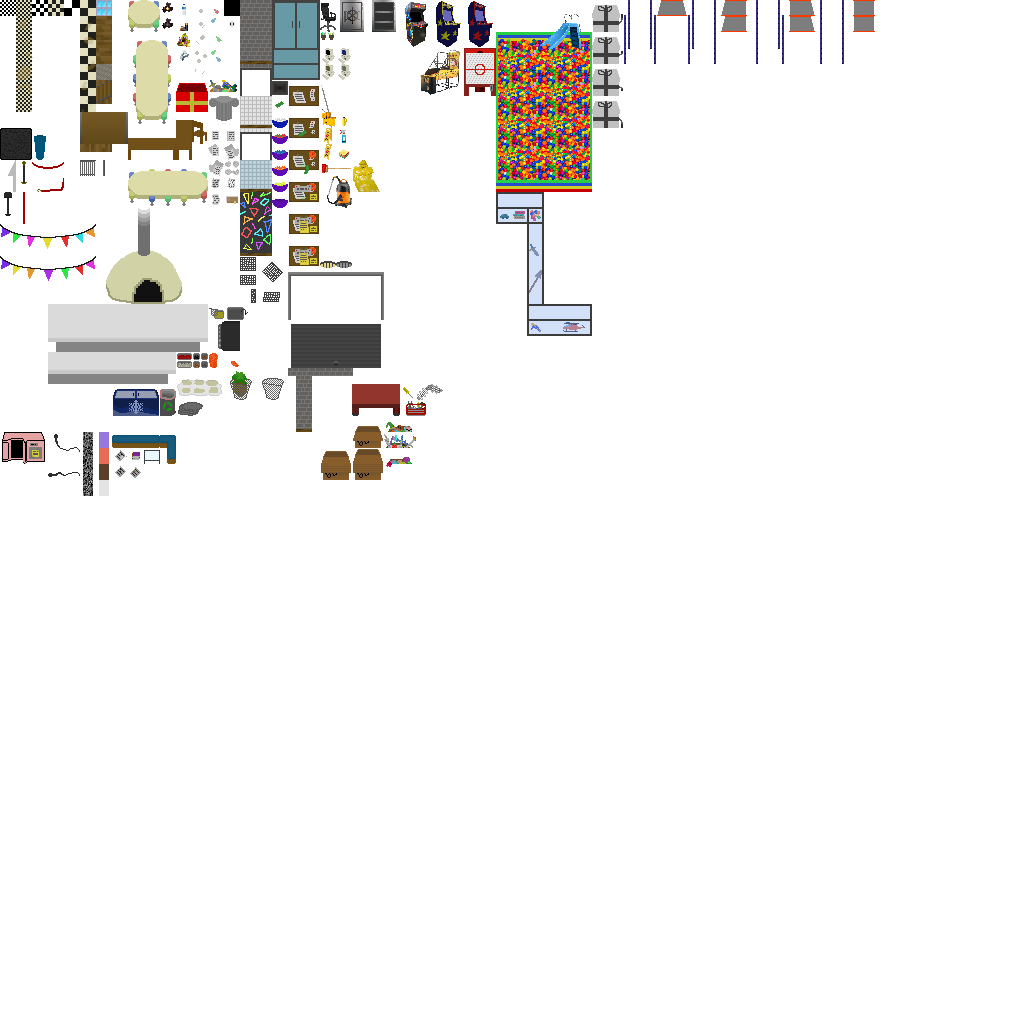
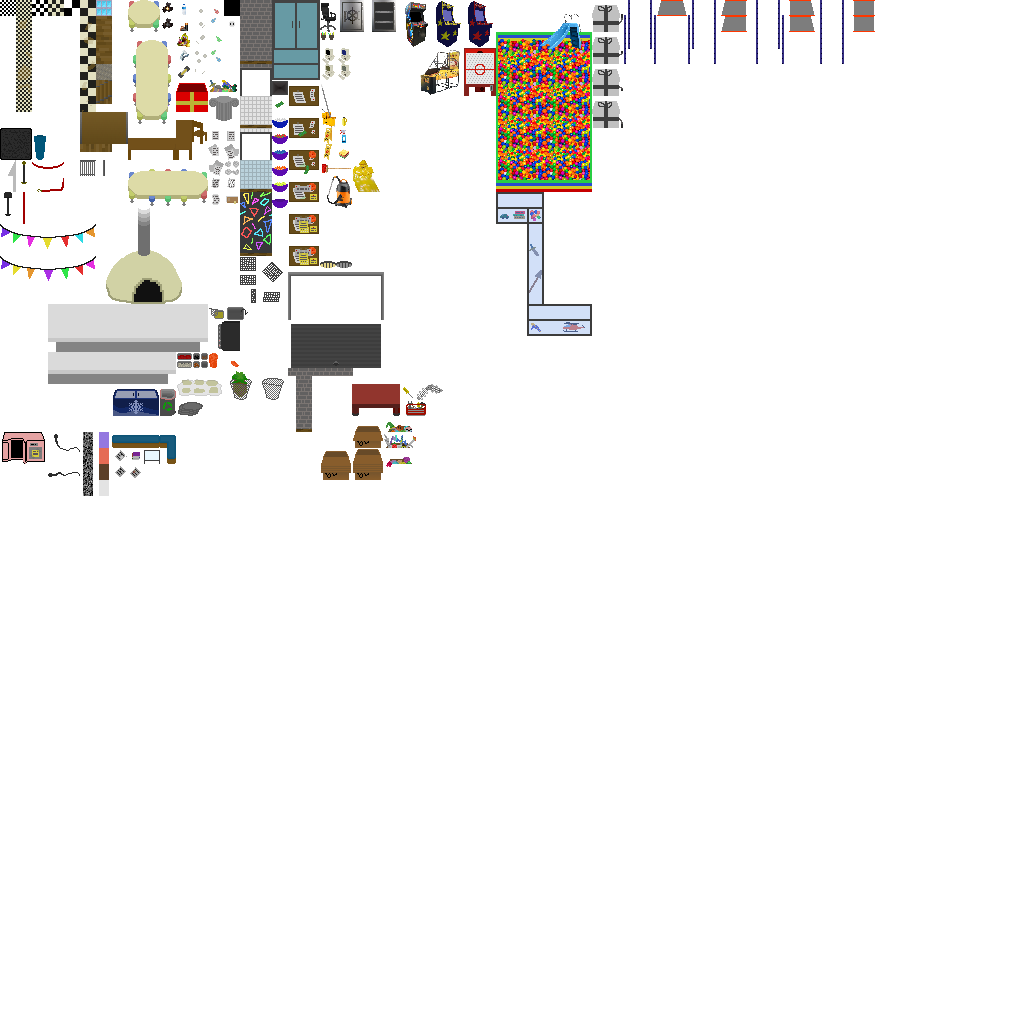
Layer changes from the first 1024 x 1024 image to the second:
painted on "Textures" over <box>178,66,190,78</box>
